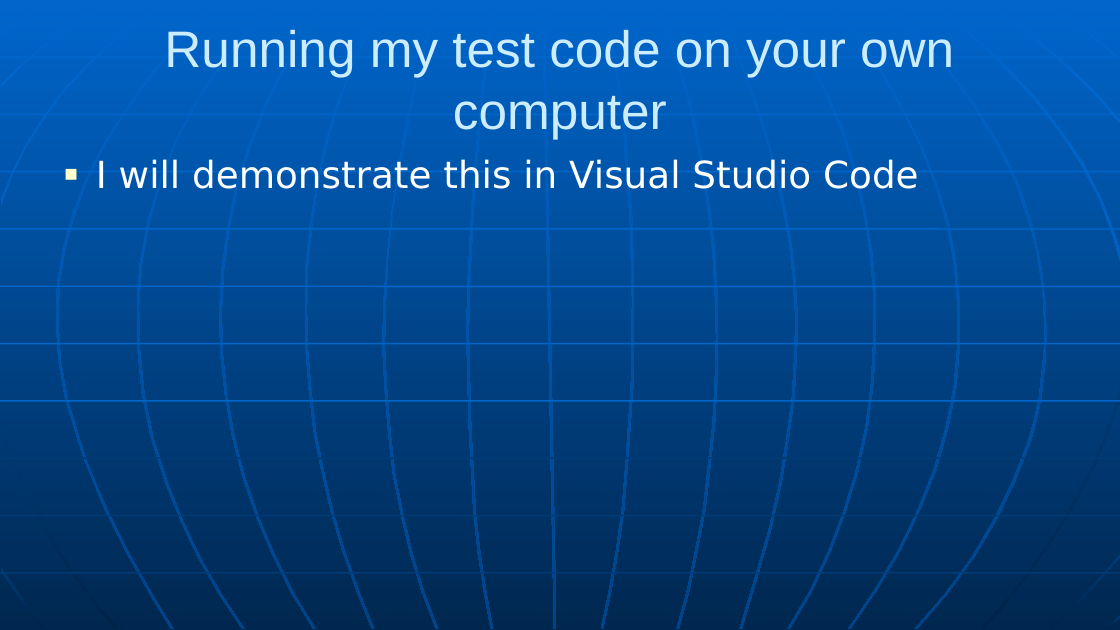
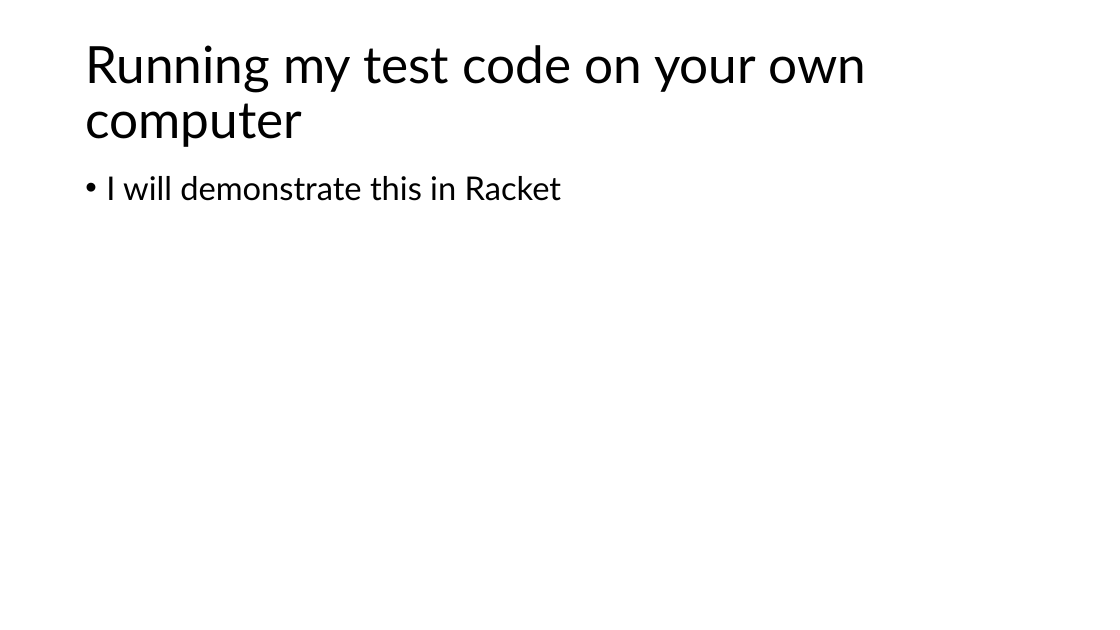
Before and after one commit to RHIT-CSSE/csse304, a slide deck: slide 3 of ClassMaterials/Lambda/Lambda.pptx (slide 5 before the commit). Drawn at 1120x630 pixels with LibreOffice and Linux fonts; fonts in the diff are those of the drawing. Boxes give left, top, right and bottom in pixels: in the first picture for what was removed or moved away, otherwise in the second. Text is boxed around its words. In the diff, an @@ line names an element or a change of style, - is before the commit and + after.

```diff
--- a/ClassMaterials/Lambda/Lambda.pptx
+++ b/ClassMaterials/Lambda/Lambda.pptx
@@ background gradient #0066CC to #004488 to #FFFFFF @@
@@ title "Running my test code on ...": place and size @@
-title "Running my test code on ..." at bbox=[164, 30, 954, 139]
+title "Running my test code on ..." at bbox=[85, 45, 866, 147]
@@ title "Running my test code on ..." at bbox=[85, 45, 866, 147]: font Arial to Lato, text colour #CCECFF to #000000; alignment centre to left; line spacing 1 to 0.9 @@
@@ text at bbox=[106, 176, 561, 201]: text changed; size 32 to 28 pt; font DejaVu Sans to Lato; text colour #FFFFFF to #000000 @@
-■ I will demonstrate this in Visual Studio Code
+• I will demonstrate this in Racket
@@ group removed at bbox=[0, 0, 1120, 630]: 24 freeform shapes, 10 lines @@
```
Also in this commit, not shown: 4 other slides changed, 2 slides added, 5 slides removed, 1 other file.
